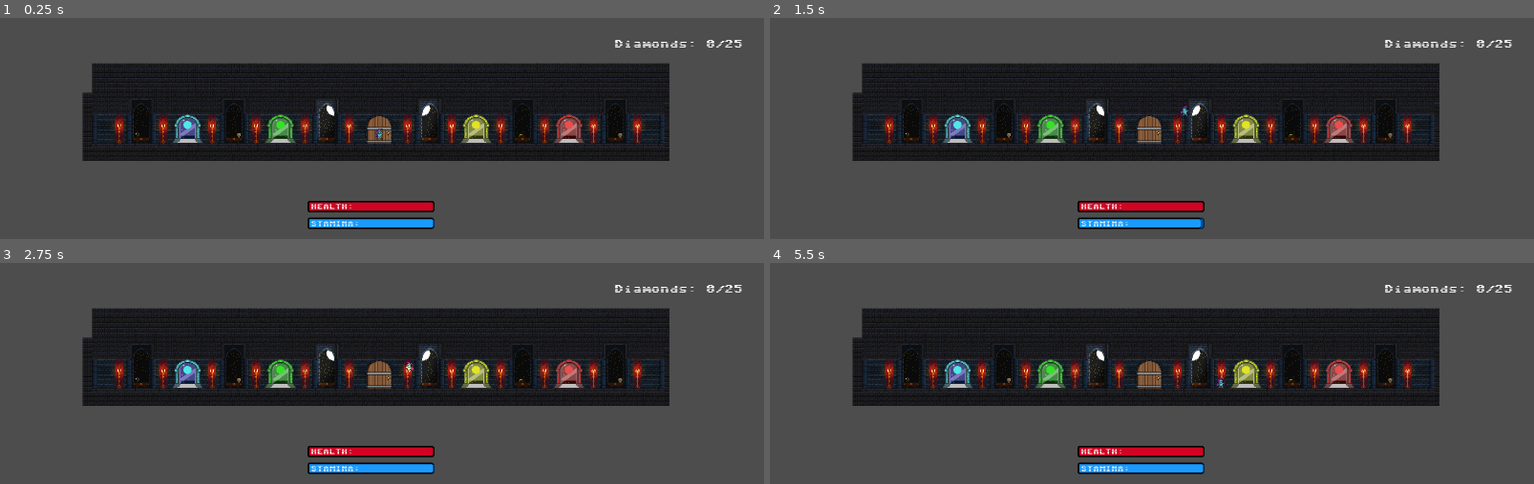
Above: before the commit, frames 1-4 (two rows, left to right).
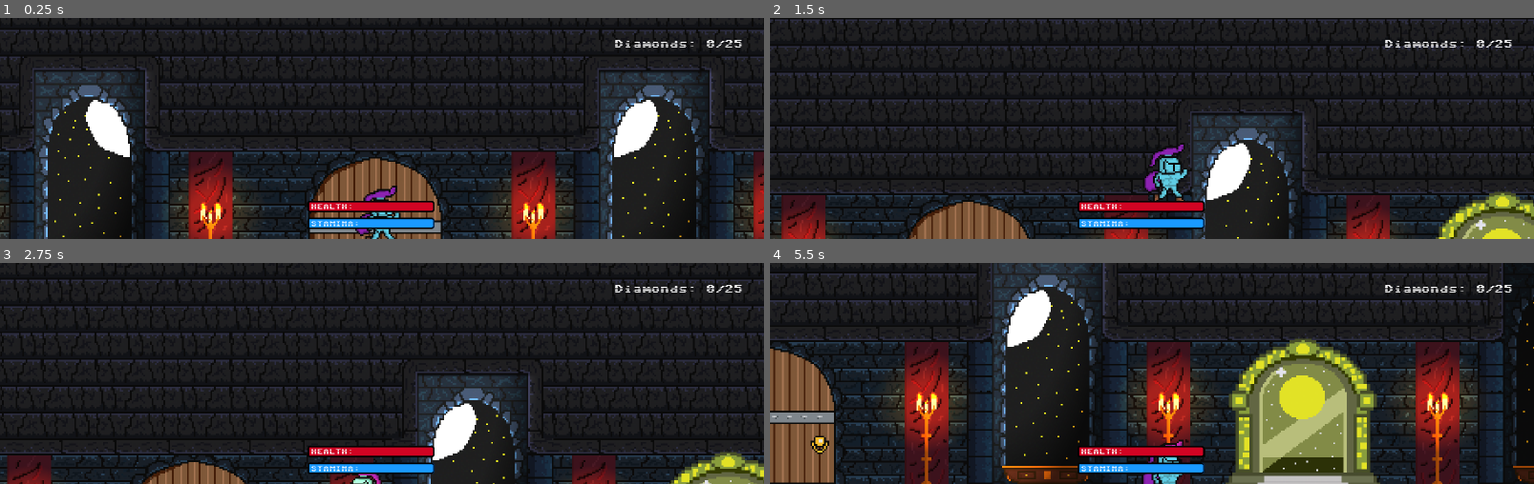
Above: after the commit, the same moments.

Repository: lolix1321/raymanMy
Game: Godot game, scene res://scenes/level.tscn
The game is run twice, just before and just after one commit, with the same random seed, the same clock (stepped at 60 frames per second) and the same inputs.
Inputs (mouse positions are in pixels of both pictures, inside the frame that each line leads up to):
- Up to frame 1 (0.25 s): no input
- Up to frame 2 (1.5 s): tap Enter (ui_accept) at 0.5, 0.6 s; move the mouse to (961, 128) at 0.52 s; hold D (right) from 0.53 s (still down); tap W (jump) at 0.77 s; move the mouse to (999, 139) at 1.27 s; tap Shift (Sprint) at 1.35 s
- Up to frame 3 (2.75 s): tap W (jump) at 1.52 s; tap Enter (ui_accept) at 1.55, 2.3 s; move the mouse to (458, 324) at 2.02 s; release D (right) at 2.03 s; hold A (left) from 2.03 s (still down); click (458, 324) at 2.1 s
- Up to frame 4 (5.5 s): move the mouse to (1113, 417) at 2.77 s; release A (left) at 2.78 s; hold D (right) 2.78-4.28 s; tap Enter (ui_accept) at 2.85, 3.6, 4.55, 5.3 s; tap W (jump) at 3.02, 3.77, 4.52 s; move the mouse to (1381, 406) at 3.52 s; move the mouse to (922, 340) at 4.27 s; hold A (left) 4.28-5.03 s; tap Shift (Sprint) at 4.35 s; move the mouse to (1190, 373) at 5.02 s; hold D (right) from 5.03 s (still down); click (1190, 373) at 5.1 s

The runs differ from the first frame. In frame 1, 75% of the frame differs, in the area x 0-100%, y 0-100%; in frame 2, 73%; in frame 3, 72%; in frame 4, 79%.

Commit message:
kontynuacja
kontyuancja 05.01

Diff:
--- a/scenes/camera_2d.gd
+++ b/scenes/camera_2d.gd
@@ -7,5 +7,5 @@
 
 
 # Called every frame. 'delta' is the elapsed time since the previous frame.
-func _process(delta: float) -> void:
+func _process(_delta: float) -> void:
 	pass
--- /dev/null
+++ b/scenes/exit_from_lvl_1.gd
@@ -0,0 +1,37 @@
+extends Area2D
+
+@export_group("Ustawienia Przejścia")
+@export_file("*.tscn") var target_scene_path: String # Wybierasz scenę z listy
+@export var target_spawn_name: String = "DefaultSpawn" # Nazwa Markera w następnej scenie
+
+var entered: bool = false
+var teleporting: bool = false
+
+func _on_body_entered(_body: PhysicsBody2D) -> void:
+	if _body is Player:
+		entered = true
+
+func _on_body_exited(_body: PhysicsBody2D) -> void:
+	if _body is Player:
+		entered = false
+
+func _process(_delta: float) -> void:
+	if entered and not teleporting and Input.is_action_just_pressed("ui_accept"):
+		start_teleportation()
+
+func start_teleportation():
+	teleporting = true
+
+	# Pobieramy gracza, żeby odpalić efekt
+	var player = get_tree().get_first_node_in_group("Player")
+	if player:
+		player.start_portal_effect(true)
+
+	# Czekamy na animację
+	await get_tree().create_timer(1.0).timeout
+
+	# ZAPISUJEMY NAZWĘ PUNKTU W GLOBALU
+	Global.target_spawn_name = target_spawn_name
+
+	# Zmiana sceny
+	get_tree().change_scene_to_file(target_scene_path)
--- /dev/null
+++ b/scenes/exit_from_lvl_1.tscn
@@ -0,0 +1,18 @@
+[gd_scene load_steps=3 format=3 uid="uid://dtekrepd8qqxr"]
+
+[ext_resource type="Script" uid="uid://d3o4b5coxm5px" path="res://scenes/exit_from_lvl_1.gd" id="1_j2jvt"]
+
+[sub_resource type="RectangleShape2D" id="RectangleShape2D_ax75y"]
+size = Vector2(44, 53)
+
+[node name="ExitFromLvl1" type="Area2D"]
+collision_layer = 32
+collision_mask = 2
+script = ExtResource("1_j2jvt")
+target_scene_path = "uid://bsekiujt56atn"
+
+[node name="CollisionShape2D" type="CollisionShape2D" parent="."]
+shape = SubResource("RectangleShape2D_ax75y")
+
+[connection signal="body_entered" from="." to="." method="_on_body_entered"]
+[connection signal="body_exited" from="." to="." method="_on_body_exited"]
--- a/scenes/level.tscn
+++ b/scenes/level.tscn
@@ -14,7 +14,6 @@
 [ext_resource type="Texture2D" uid="uid://bsx2bv5cy83en" path="res://graphic/portals/New Piskel (3).png" id="8_8c41q"]
 [ext_resource type="PackedScene" uid="uid://bqe6ey42tjo5b" path="res://scenes/portal_entrence_1.tscn" id="10_olg7q"]
 [ext_resource type="Script" uid="uid://dnstjf8yr7lcu" path="res://scenes/camera_2d.gd" id="11_8iemx"]
-[ext_resource type="PackedScene" uid="uid://x47h0ruk20yx" path="res://scenes/portal_entrence_2.tscn" id="11_64w2a"]
 [ext_resource type="Texture2D" uid="uid://m6q035v2tw1e" path="res://graphic/portalewszystkie.png" id="11_xy2fk"]
 [ext_resource type="Texture2D" uid="uid://dqmbci4fiqp5d" path="res://graphic/windowFrame.png" id="12_8gofh"]
 [ext_resource type="PackedScene" uid="uid://sm2eeiuqit6o" path="res://scenes/stamina.tscn" id="13_fpun6"]
@@ -919,7 +918,6 @@
 fill = 1
 
 [node name="Level" type="Node2D"]
-position = Vector2(-12, 166)
 script = ExtResource("1_t1rx8")
 
 [node name="scianaFrames" type="TileMapLayer" parent="."]
@@ -976,11 +974,12 @@
 tile_set = SubResource("TileSet_w3o6u")
 
 [node name="Player" parent="." instance=ExtResource("4_ppgk2")]
-position = Vector2(940, 283)
+position = Vector2(942, 259)
 
 [node name="Camera2D2" type="Camera2D" parent="Player"]
 position = Vector2(0, -1)
 offset = Vector2(0, -40)
+zoom = Vector2(5.5, 5.5)
 limit_left = 0
 limit_top = 120
 limit_right = 1872
@@ -997,10 +996,7 @@
 [node name="Portals" type="Node2D" parent="."]
 
 [node name="PortalEntrence1" parent="Portals" instance=ExtResource("10_olg7q")]
-position = Vector2(301, 302)
-
-[node name="PortalEntrence2" parent="Portals" instance=ExtResource("11_64w2a")]
-position = Vector2(624, 164)
+position = Vector2(312, 285)
 
 [node name="Bullets" type="Node2D" parent="."]
 
@@ -1112,5 +1108,11 @@
 
 [node name="diamondCounter" parent="." instance=ExtResource("28_556r4")]
 
+[node name="MenuSpawnPoint" type="Marker2D" parent="."]
+position = Vector2(938, 259)
+
+[node name="MenuStart" type="Marker2D" parent="."]
+position = Vector2(312, 282)
+
 [connection signal="shoot" from="Player" to="." method="_on_player_shoot"]
 [connection signal="timeout" from="Player/PlayerTimer" to="Player" method="_on_player_timer_timeout"]
--- a/scenes/player.gd
+++ b/scenes/player.gd
@@ -1,15 +1,15 @@
 extends CharacterBody2D
 
 class_name Player
-var stamina = 50.0
-var max_stamina = 50.0
+var stamina = 510.0
+var max_stamina = 510.0
 var stamina_drain = 20.0
 var stamina_regen = 10.0
 var can_sprint = true
-@onready var health := 100
+@onready var health := 1000
 var is_teleporting := false
 var vignette_tween: Tween
-var speed := 120
+var speed := 1120
 var direction_x := 0.0
 var direction_y := 0.0
 var facing_right := true
@@ -25,17 +25,41 @@
 
 signal shoot(pos: Vector2, direction: bool)
 
+
+
 func _ready():
-	if Global.spawn_position != Vector2.ZERO:
+	if $AnimatedSprite2D.material:
+		$AnimatedSprite2D.material.set_shader_parameter("amount", 0.0)
+
+	if Global.target_spawn_name != "":
+		Global.last_checkpoint_pos = Vector2.ZERO
+		set_player_to_spawn.call_deferred()
+
+	elif Global.last_checkpoint_pos != Vector2.ZERO:
+		global_position = Global.last_checkpoint_pos
+		print("Gracz odrodzony w punkcie kontrolnym")
+
+	elif Global.spawn_position != Vector2.ZERO:
 		global_position = Global.spawn_position
+		# TUTAJ DODAJEMY EFEKT:
+		start_portal_effect(false)
 		Global.spawn_position = Vector2.ZERO
-		$AnimatedSprite2D.material.set_shader_parameter("amount", 1.0)
+
+
+func set_player_to_spawn():
+	var spawn_node = get_tree().current_scene.find_child(Global.target_spawn_name, true, false)
+	if spawn_node:
+		# Resetujemy prędkość, żeby postać "nie wleciała" w nową scenę z pędem
+		if self is CharacterBody2D:
+			velocity = Vector2.ZERO
+
+		global_position = spawn_node.global_position
+		print("Pozycja ustawiona ostatecznie na: ", global_position)
+
+		if $AnimatedSprite2D.material:
+			$AnimatedSprite2D.material.set_shader_parameter("amount", 0.0)
 		start_portal_effect(false)
-	if Global.last_checkpoint_pos != Vector2.ZERO:
-		global_position = Global.last_checkpoint_pos
-
-
-
+		Global.target_spawn_name = ""
 
 
 func _process(delta: float) -> void:
--- a/scenes/player.tscn
+++ b/scenes/player.tscn
@@ -124,7 +124,7 @@
 [node name="Timers" type="Node" parent="."]
 
 [node name="CooldownTimer" type="Timer" parent="Timers"]
-wait_time = 0.2
+wait_time = 0.05
 one_shot = true
 
 [node name="FireTimer" type="Timer" parent="Timers"]
--- a/scenes/portal_entrence_1.gd
+++ b/scenes/portal_entrence_1.gd
@@ -5,21 +5,21 @@
 @onready var player = get_tree().get_first_node_in_group("Player")
 
 func _on_body_entered(body):
-	entered = true
+	if body is Player: # Bezpieczniejsze sprawdzenie
+		entered = true
 
 func _on_body_exited(_body):
 	entered = false
-
-
 
 func _process(_delta):
 	if entered and not teleporting:
 		if Input.is_action_just_pressed("ui_accept"):
 			teleporting = true
-			player.start_portal_effect(true)
+			if player:
+				player.start_portal_effect(true)
 			$EnterTimer.start()
 
-
 func _on_enter_timer_timeout():
-	Global.spawn_position = Vector2(295, 405) # Twoja docelowa pozycja
+	Global.target_spawn_name = "MenuStart"
+	Global.spawn_position = Vector2(295, 405)
 	get_tree().change_scene_to_file("res://scenes/portal_one_menu.tscn")
--- a/scenes/portal_entrence_1.tscn
+++ b/scenes/portal_entrence_1.tscn
@@ -3,7 +3,7 @@
 [ext_resource type="Script" uid="uid://dn47e0d2526qn" path="res://scenes/portal_entrence_1.gd" id="1_na37u"]
 
 [sub_resource type="RectangleShape2D" id="RectangleShape2D_jboht"]
-size = Vector2(46, 64)
+size = Vector2(60, 64)
 
 [node name="PortalEntrence1" type="Area2D" groups=["Player"]]
 collision_layer = 32
@@ -11,7 +11,7 @@
 script = ExtResource("1_na37u")
 
 [node name="CollisionShape2D" type="CollisionShape2D" parent="."]
-position = Vector2(12, -22)
+position = Vector2(0, 1)
 shape = SubResource("RectangleShape2D_jboht")
 
 [node name="EnterTimer" type="Timer" parent="."]
--- a/scenes/portal_entrence_2.gd
+++ b/scenes/portal_entrence_2.gd
@@ -10,20 +10,18 @@
 func _on_body_exited(_body):
 	entered = false
 
-# ... reszta kodu bez zmian ...
+
 
 func _process(_delta):
 	if entered and not teleporting:
 		if Input.is_action_just_pressed("ui_accept"):
 			teleporting = true
-			# DODAJ ARGUMENT 'true' TUTAJ:
 			player.start_portal_effect(true)
 			$EnterTimer.start()
 
-# ... reszta kodu bez zmian ...
 
 
 
 func _on_enter_timer_timeout():
-	Global.spawn_position = Vector2(295, 405) # Twoja docelowa pozycja
+	Global.spawn_position = Vector2(295, 405)
 	get_tree().change_scene_to_file("res://scenes/portal_one_menu.tscn")
--- a/scenes/portal_exit_1.tscn
+++ b/scenes/portal_exit_1.tscn
@@ -6,6 +6,8 @@
 size = Vector2(49, 60.25)
 
 [node name="PortalExit1" type="Area2D"]
+collision_layer = 32
+collision_mask = 2
 script = ExtResource("1_6i3tk")
 spawn_position = Vector2(841, 270)
 
--- a/scenes/portal_leave_level_one_1.gd
+++ b/scenes/portal_leave_level_one_1.gd
@@ -4,7 +4,7 @@
 @export var spawn_position: Vector2 = Vector2.ZERO  # tu ustawiasz, gdzie ma się pojawić gracz
 
 var entered: bool = false
-@onready var player = get_tree().get_first_node_in_group("Player")
+
 
 
 func _on_body_entered(body: Node2D) -> void:
Not shown, added: scenes/exit_from_lvl_1.gd.uid
Not shown: 1 places in scenes/level.tscn that only renumber resources
Not shown, changed: scenes/portal_one_menu.tscn
